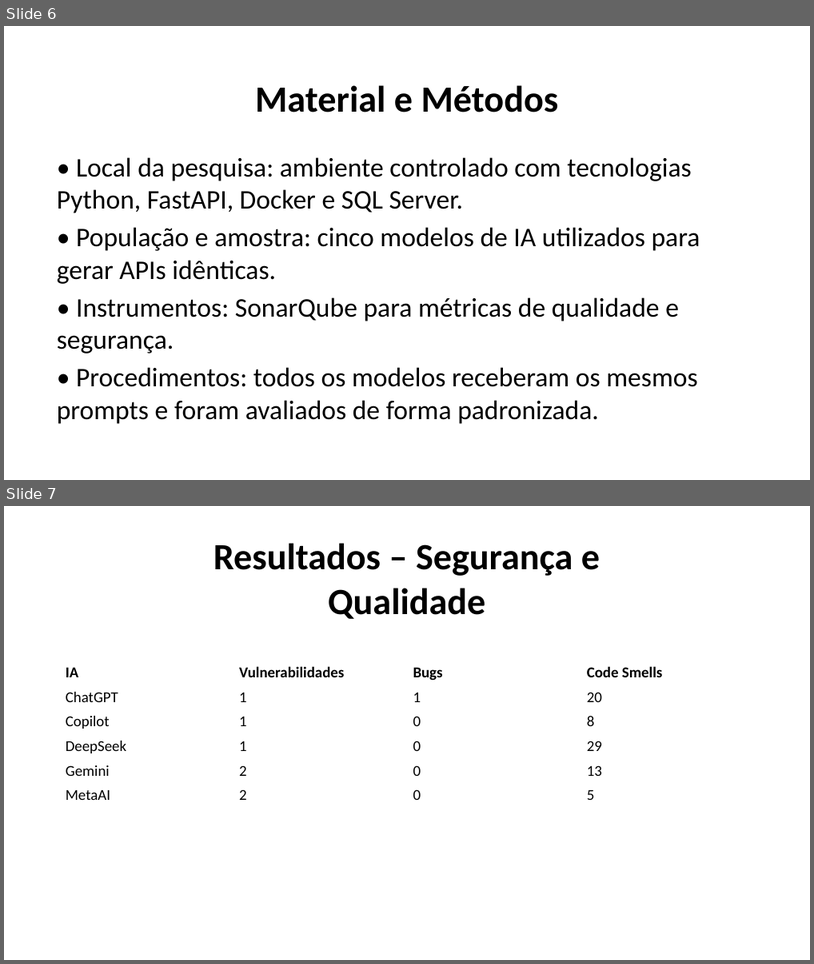
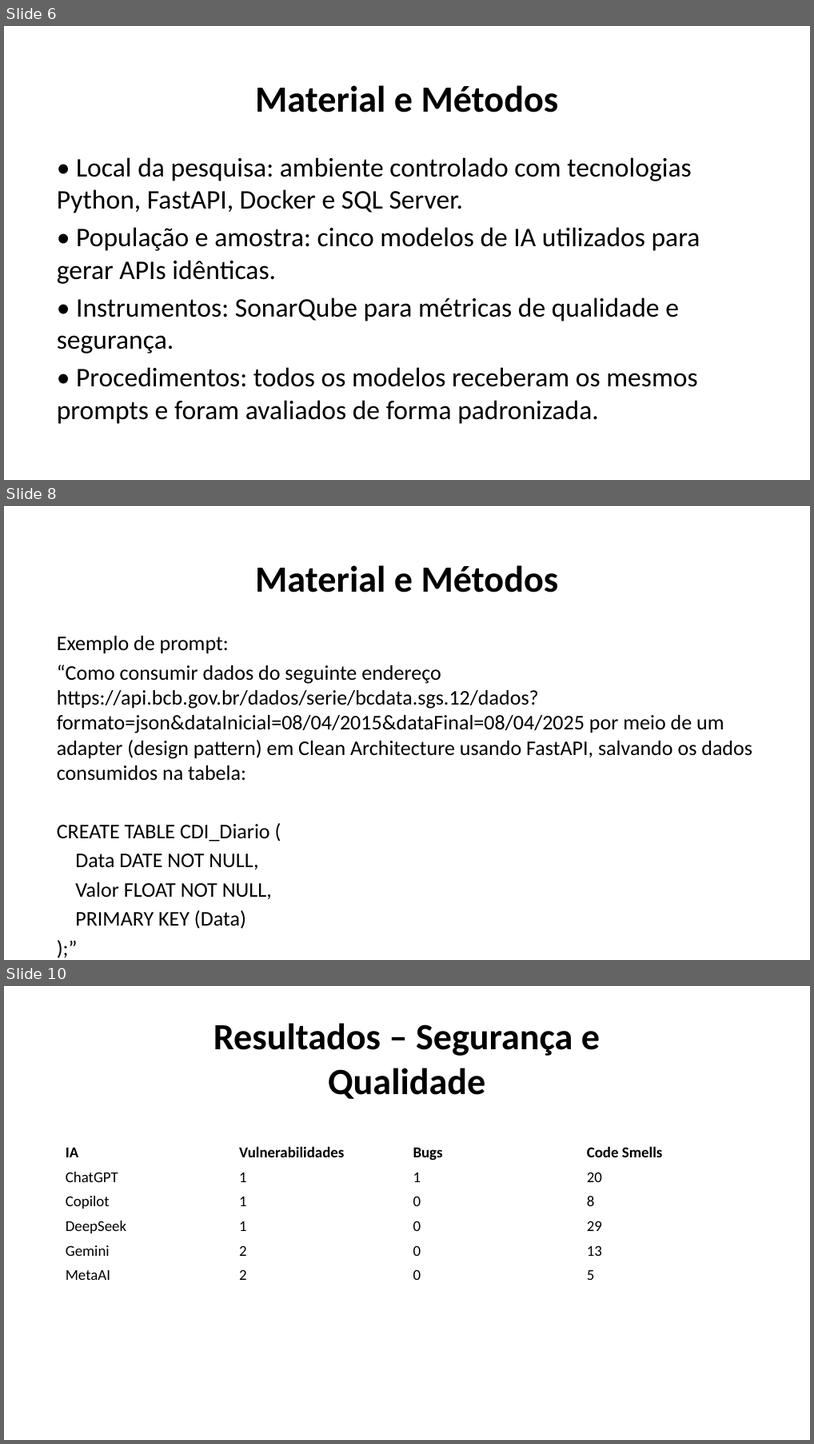
Before and after one commit to igorayelloborgesdev/AI-benchmark, a slide deck: _DOC/Apresentação Igor Ayello Borges.pptx. Shown one above the other, each under a label of ours: slides 6 and 7 before the commit, slides 6, 8 and 10 after it; the slides between them are not shown. The pictures are 814x964 and 814x1444 pixels, drawn with LibreOffice and Linux fonts; fonts in the diff are those of the drawing; background and template pictures are left out. Boxes give left, top, right and bottom in pixels: in the first picture for what was removed or moved away, otherwise in the second. Text is boxed around its words. In the diff, an @@ line names an element or a change of style, - is before the commit and + after.

```diff
--- a/_DOC/Apresentação Igor Ayello Borges.pptx
+++ b/_DOC/Apresentação Igor Ayello Borges.pptx
@@ slide 8 added at bbox=[4, 506, 810, 960], background #FFFFFF @@
@@ text added at bbox=[255, 565, 559, 592], 44 pt, text #000000, bold @@
+Material e Métodos
@@ text added at bbox=[57, 636, 753, 928], 24.8 pt, text #000000 @@
+Exemplo de prompt:
+“Como consumir dados do seguinte endereço https://api.bcb.gov.br/dados/serie/bcdata.sgs.12/dados?formato=json&dataInicial=08/04/2015&dataFinal=08/04/2025 por meio de um adapter (design pattern) em Clean Architecture usando FastAPI, salvando os dados consumidos na tabela:
+CREATE TABLE CDI_Diario (
+Data DATE NOT NULL,
+Valor FLOAT NOT NULL,
+PRIMARY KEY (Data)
+);”
@@ what was slide 7 is now slide 10 @@
```
Also in this commit, not shown: 2 other slides added.
